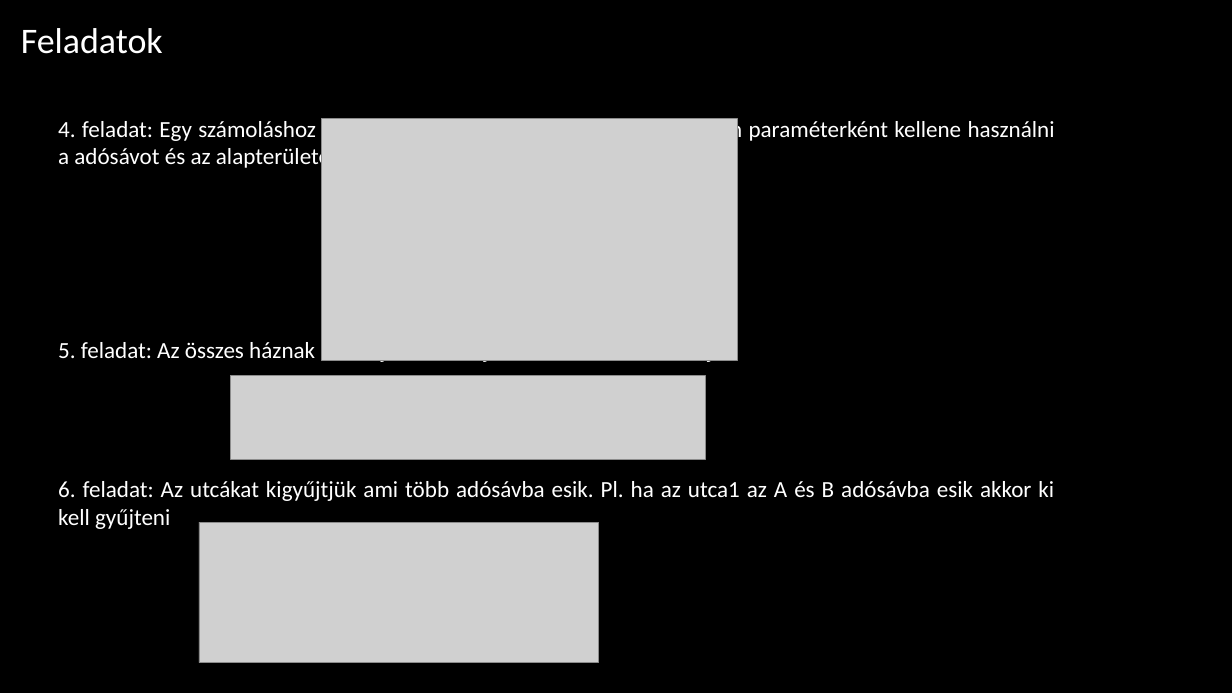
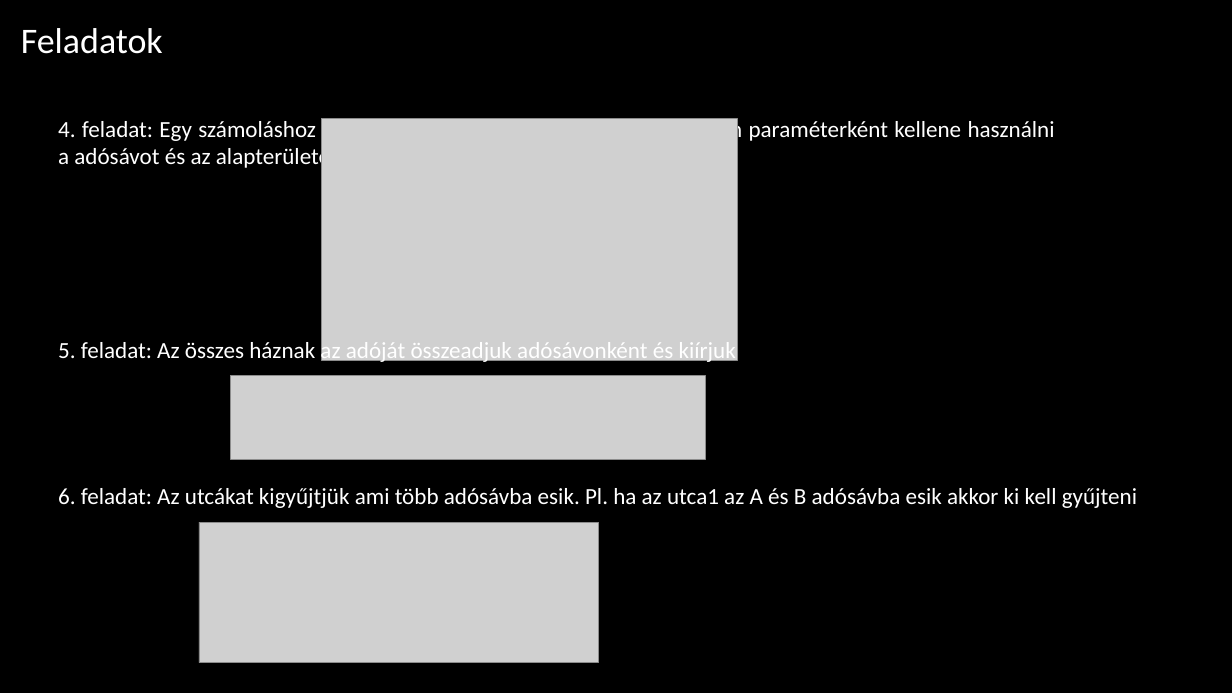
Before and after one commit to Geher-Marcell/Proj1-Epitmenyado-10A_B, a slide deck: slide 4 of BEMUTATÓ.pptx. Drawn at 1232x693 pixels with LibreOffice and Linux fonts; fonts in the diff are those of the drawing; grey boxes stand for pictures; background and template pictures are left out. Boxes give left, top, right and bottom in pixels: in the first picture for what was removed or moved away, otherwise in the second. Text is boxed around its words. In the diff, an @@ line names an element or a change of style, - is before the commit and + after.

```diff
--- a/BEMUTATÓ.pptx
+++ b/BEMUTATÓ.pptx
@@ text at (x1=58, y1=339, x2=1054, y2=529): paragraphs removed @@
-5. feladat: Az összes háznak az adóját összeadjuk adósávonként és kiírjuk
-6. feladat: Az utcákat kigyűjtjük ami több adósávba esik. Pl. ha az utca1 az A és B adósávba esik akkor ki kell gyűjteni
@@ text added at (x1=58, y1=338, x2=736, y2=364), 18 pt, text #FFFFFF @@
+5. feladat: Az összes háznak az adóját összeadjuk adósávonként és kiírjuk
@@ text added at (x1=58, y1=488, x2=1137, y2=508), 18 pt, text #FFFFFF @@
+6. feladat: Az utcákat kigyűjtjük ami több adósávba esik. Pl. ha az utca1 az A és B adósávba esik akkor ki kell gyűjteni
```
Also in this commit, not shown: 2 other slides changed.
